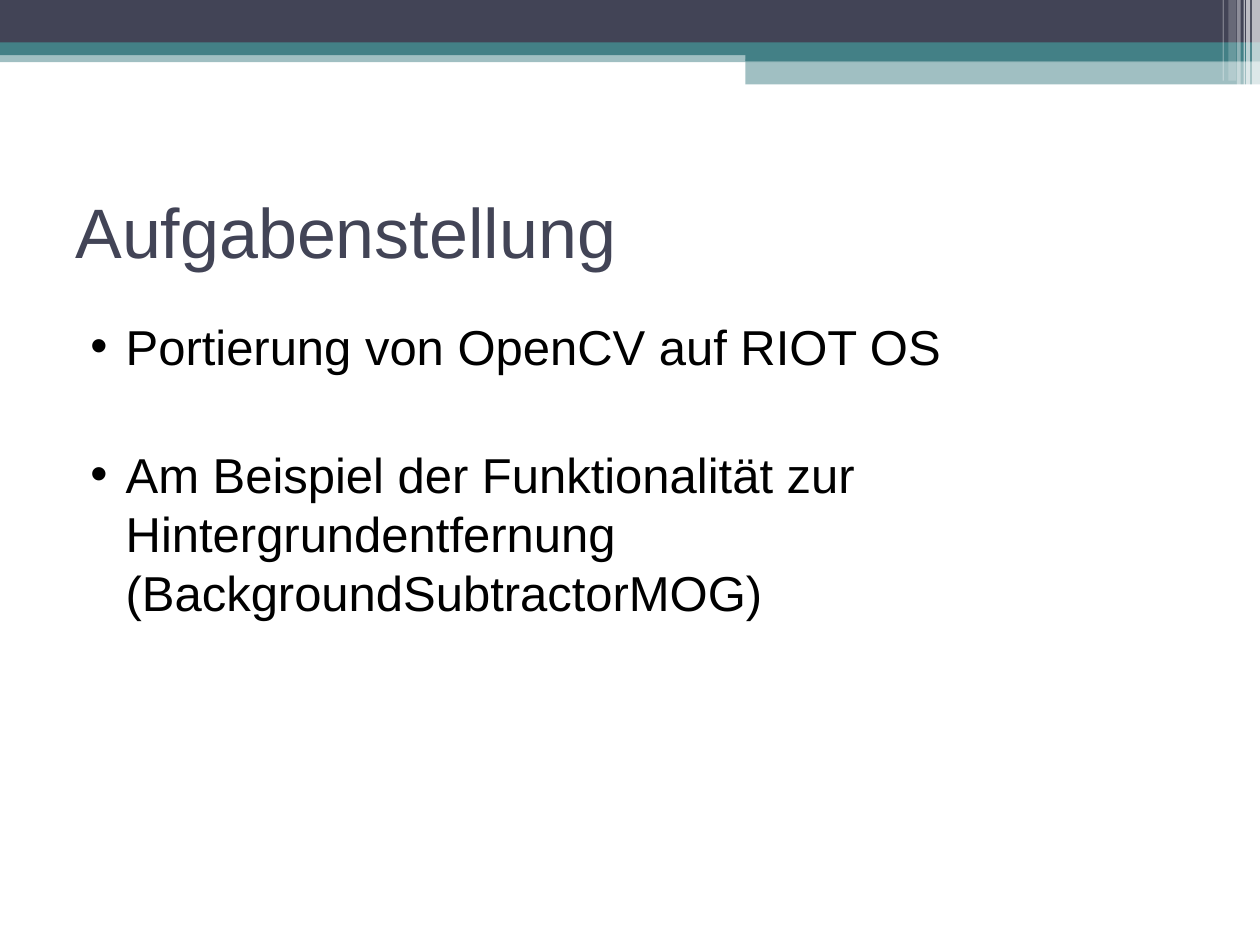
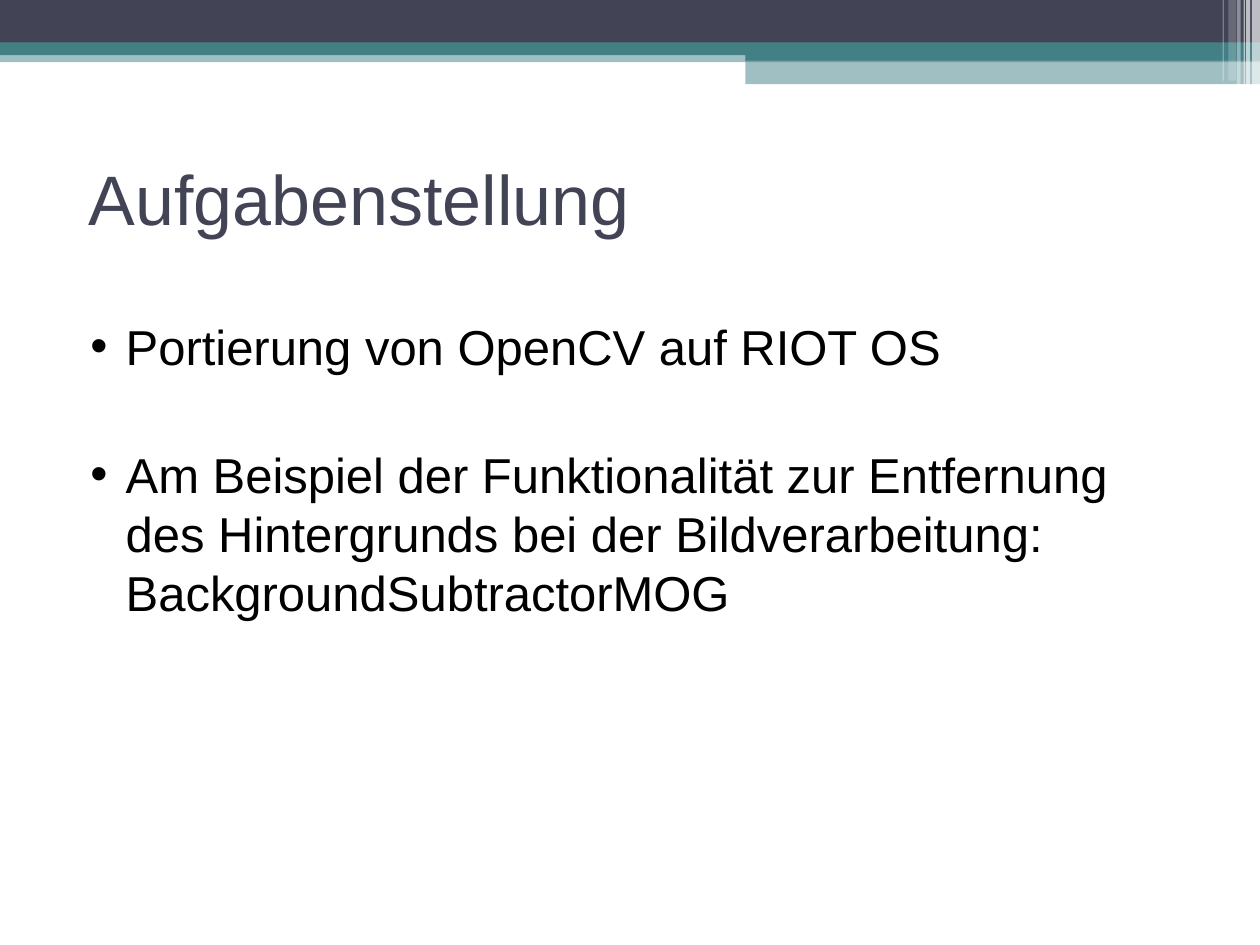
Before and after one commit to swp2013riot/riot-opencv-port, a slide deck: slide 3 of doc/final_presentation.odp. Drawn at 1260x945 pixels with LibreOffice and Linux fonts; fonts in the diff are those of the drawing. Boxes give left, top, right and bottom in pixels: in the first picture for what was removed or moved away, otherwise in the second. Text is boxed around its words. In the diff, an @@ line names an element or a change of style, - is before the commit and + after.

```diff
--- a/doc/final_presentation.odp
+++ b/doc/final_presentation.odp
@@ title "Aufgabenstellung": place and size @@
-title "Aufgabenstellung" at (75,207,616,272)
+title "Aufgabenstellung" at (89,174,630,238)
@@ text at (126,457,1107,621): text changed @@
-• Am Beispiel der Funktionalität zur Hintergrundentfernung (BackgroundSubtractorMOG)
+• Am Beispiel der Funktionalität zur Entfernung des Hintergrunds bei der Bildverarbeitung: BackgroundSubtractorMOG
```
Also in this commit, not shown: 5 other slides changed, 4 slides added, 1 slide removed.
